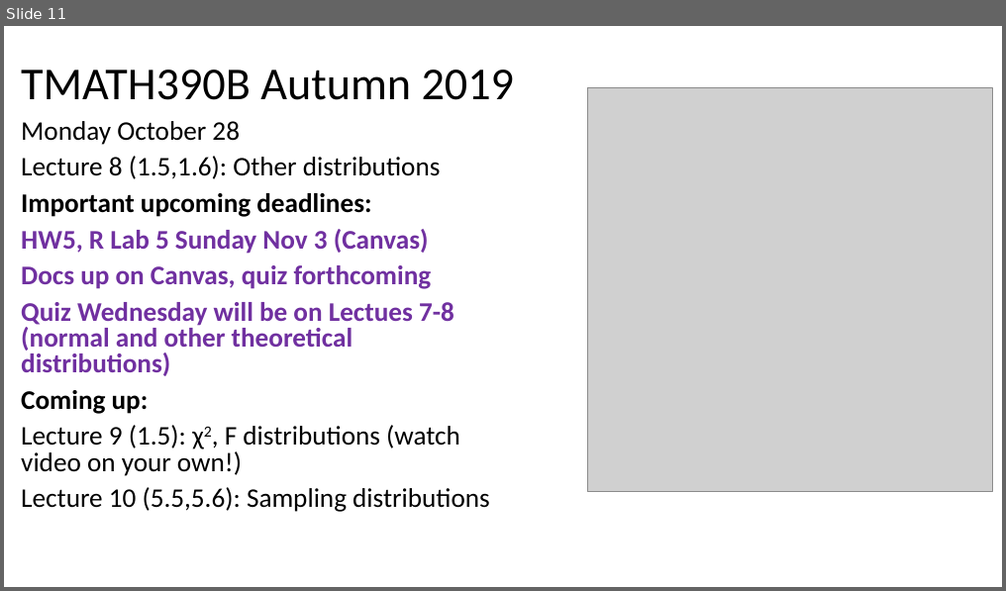
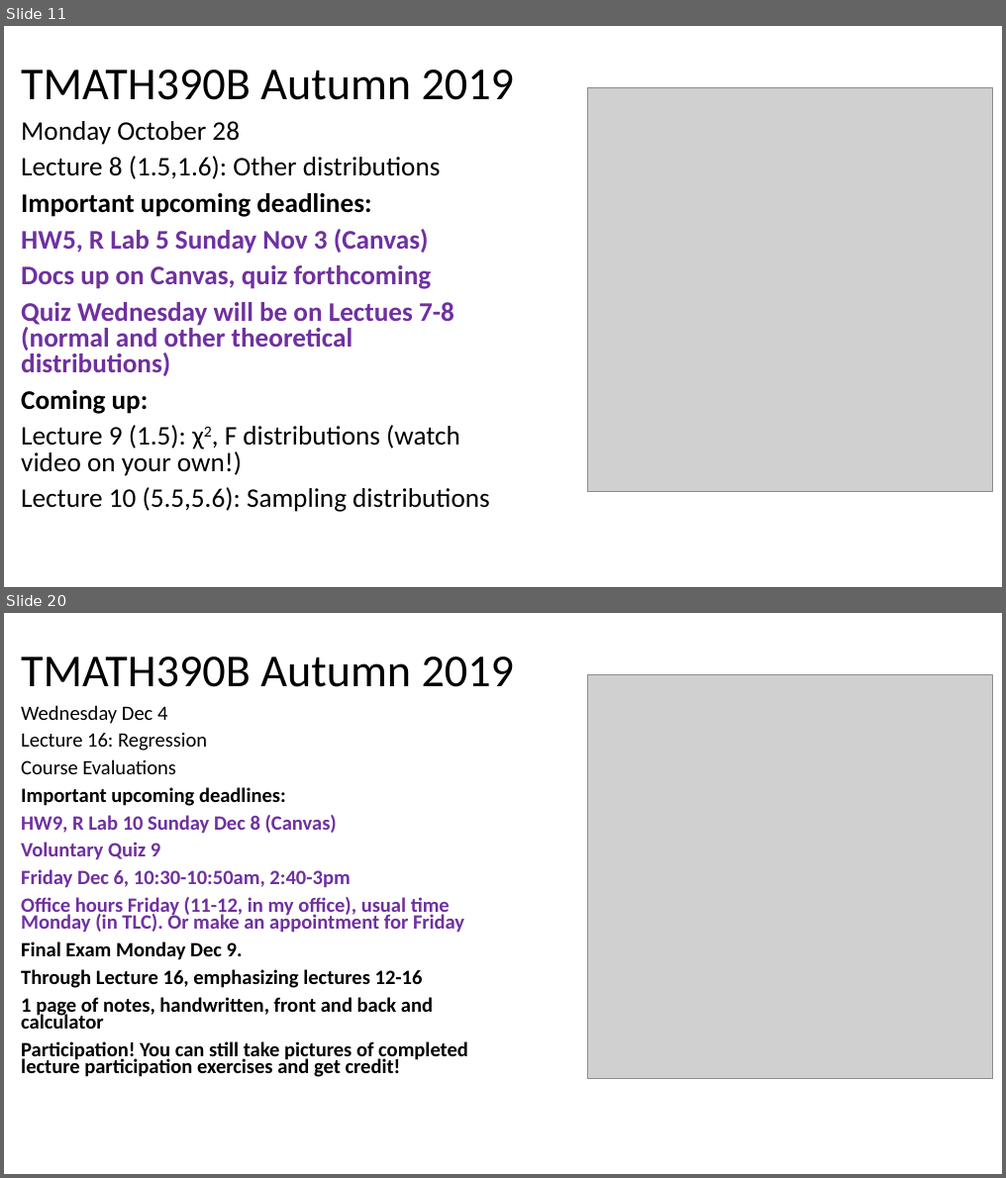
Before and after one commit to mkenn/TMATH390R, a slide deck: TMATH390InClassRProj/TMATH390Au19MW_DailyAgenda.pptx. Shown one above the other, each under a label of ours: slide 11 before the commit, slides 11 and 20 after it; the slides between them are not shown. The pictures are 1006x591 and 1006x1178 pixels, drawn with LibreOffice and Linux fonts; fonts in the diff are those of the drawing; grey boxes stand for pictures. Boxes give left, top, right and bottom in pixels: in the first picture for what was removed or moved away, otherwise in the second. Text is boxed around its words. In the diff, an @@ line names an element or a change of style, - is before the commit and + after.

```diff
--- a/TMATH390InClassRProj/TMATH390Au19MW_DailyAgenda.pptx
+++ b/TMATH390InClassRProj/TMATH390Au19MW_DailyAgenda.pptx
@@ slide 20 added at (4, 613, 1002, 1174), background #FFFFFF @@
@@ title added at (21, 657, 515, 687), 44 pt, text #000000 @@
+TMATH390B Autumn 2019
@@ picture added at (588, 674, 993, 1079) @@
@@ text added at (21, 705, 468, 1077), 19.6 pt, text #000000, bold @@
+Wednesday Dec 4
+Lecture 16: Regression
+Course Evaluations
+Important upcoming deadlines:
+HW9, R Lab 10 Sunday Dec 8 (Canvas)
+Voluntary Quiz 9
+Friday Dec 6, 10:30-10:50am, 2:40-3pm
+Office hours Friday (11-12, in my office), usual time Monday (in TLC). Or make an appointment for Friday
+Final Exam Monday Dec 9.
+Through Lecture 16, emphasizing lectures 12-16
+1 page of notes, handwritten, front and back and calculator
+Participation! You can still take pictures of completed lecture participation exercises and get credit!
```
Also in this commit, not shown: 2 slides changed, 6 other slides added.
